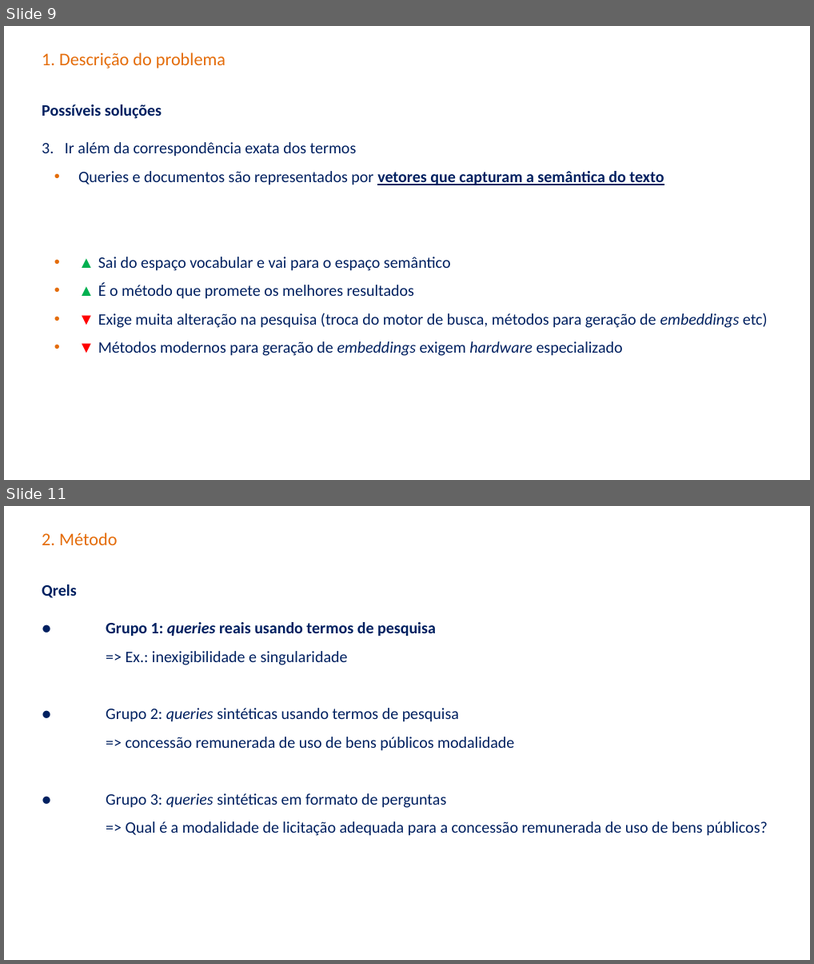
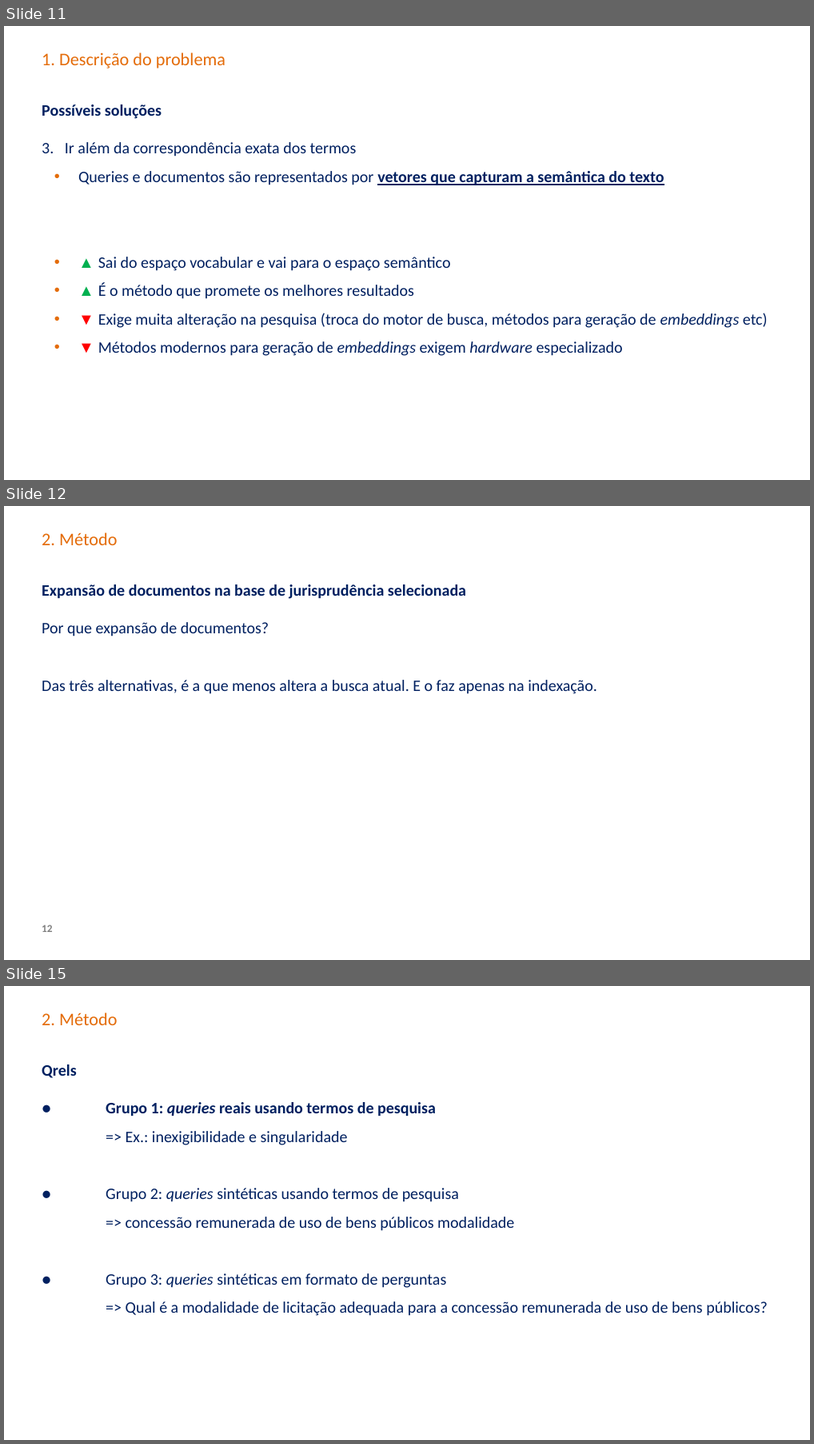
Before and after one commit to carisio/juris_tcu_expansao_doc, a slide deck: projeto_final/Apresentação.pptx. Shown one above the other, each under a label of ours: slides 9 and 11 before the commit, slides 11, 12 and 15 after it; the slides between them are not shown. The pictures are 814x964 and 814x1444 pixels, drawn with LibreOffice and Linux fonts; fonts in the diff are those of the drawing; background and template pictures are left out. Boxes give left, top, right and bottom in pixels: in the first picture for what was removed or moved away, otherwise in the second. Text is boxed around its words. In the diff, an @@ line names an element or a change of style, - is before the commit and + after.

Commit message:
Atualização

```diff
--- a/projeto_final/Apresentação.pptx
+++ b/projeto_final/Apresentação.pptx
@@ slide 12 added at <box>4,506,810,960</box>, background picture (left out) @@
@@ title added at <box>42,532,117,545</box>, 20 pt, text #E46C0A @@
+2. Método
@@ subtitle added at <box>42,584,466,599</box>, 18 pt, text #002060, bold @@
+Expansão de documentos na base de jurisprudência selecionada
@@ text added at <box>42,622,598,694</box>, 18 pt, text #002060 @@
+Por que expansão de documentos?
+Das três alternativas, é a que menos altera a busca atual. E o faz apenas na indexação.
@@ page number added at <box>42,924,52,932</box>, 12 pt, text #808080, bold @@
+12
@@ what was slide 9 is now slide 11 @@
@@ what was slide 11 is now slide 15 @@
```
Also in this commit, not shown: 2 slides changed, 4 other slides added, 1 slide removed.
